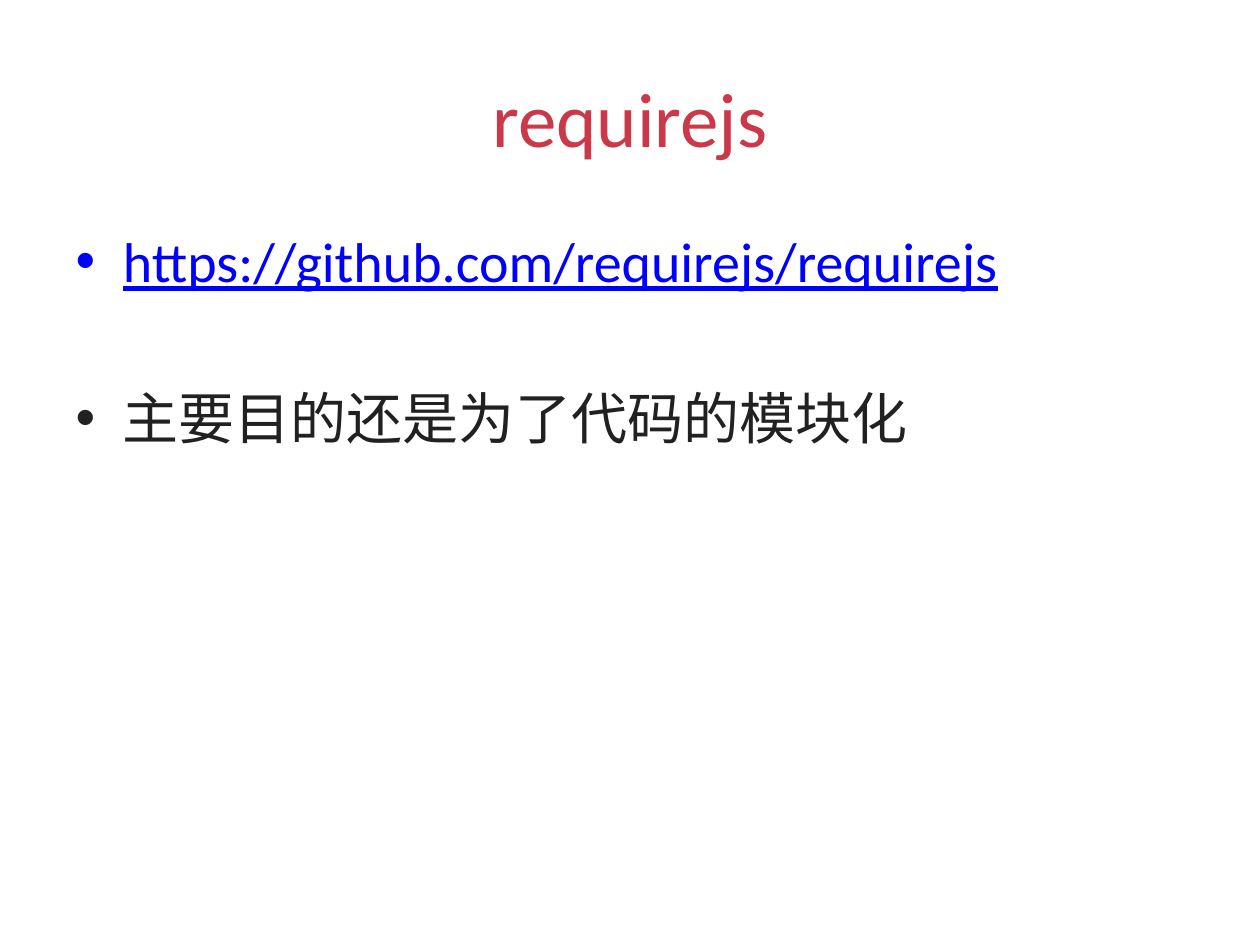
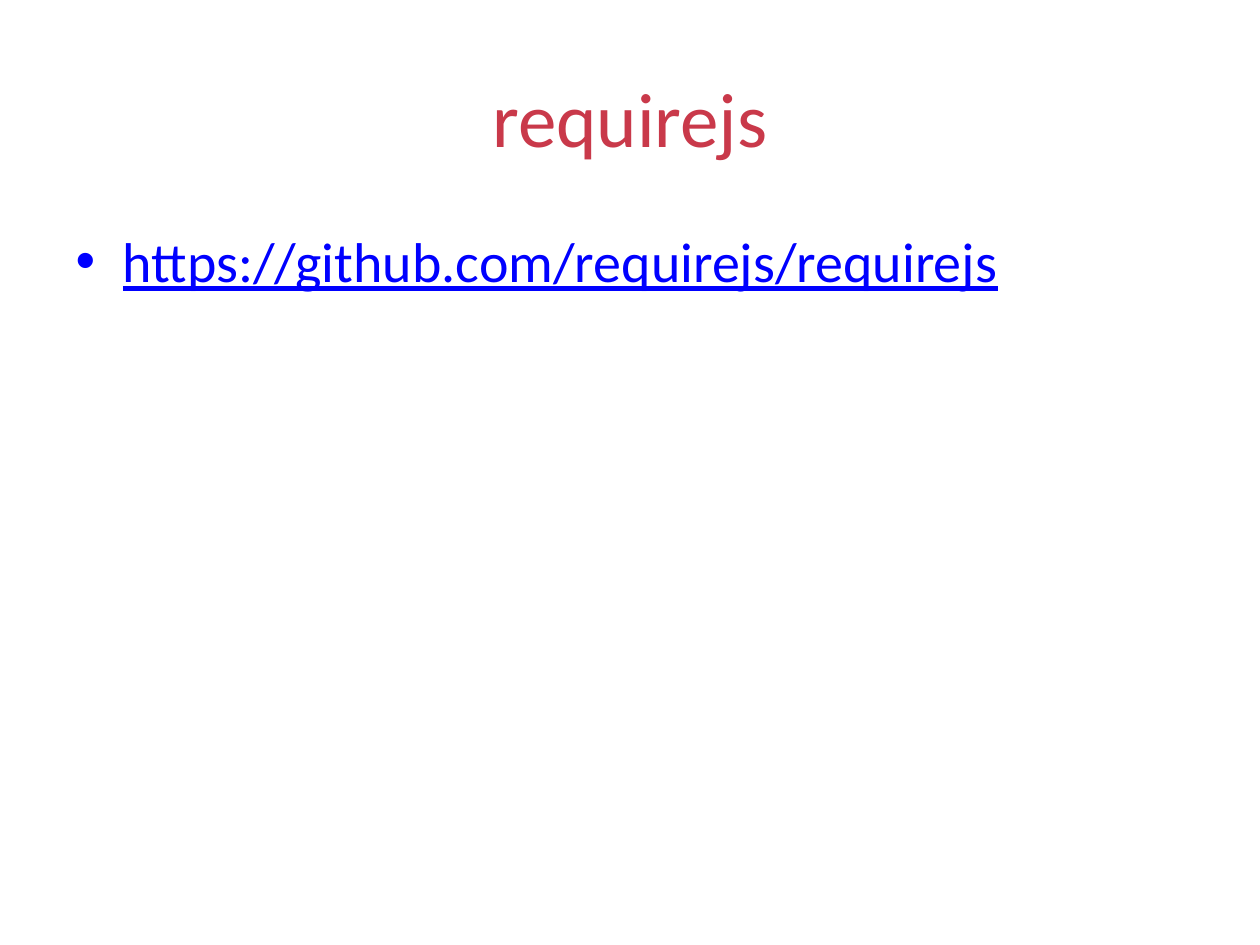
Before and after one commit to silvajs/lecturer, a slide deck: slide 11 of requirejs/doc/requirejs.pptx (slide 13 before the commit). Drawn at 1260x945 pixels with LibreOffice and Linux fonts; fonts in the diff are those of the drawing. Boxes give left, top, right and bottom in pixels: in the first picture for what was removed or moved away, otherwise in the second. Text is boxed around its words. In the diff, an @@ line names an element or a change of style, - is before the commit and + after.

```diff
--- a/requirejs/doc/requirejs.pptx
+++ b/requirejs/doc/requirejs.pptx
@@ text at (x1=123, y1=392, x2=907, y2=444): paragraph removed @@
-• 主要目的还是为了代码的模块化
```
Also in this commit, not shown: 3 other slides changed, 2 slides added, 9 other files.
